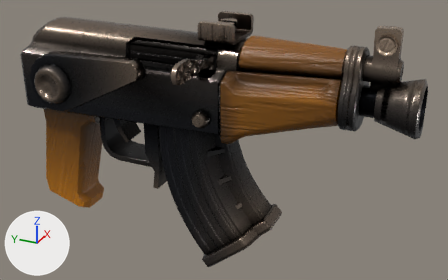
Two versions of the glTF model public/models/items/FireArms_Assault_Rifle_M.gltf, one commit apart.
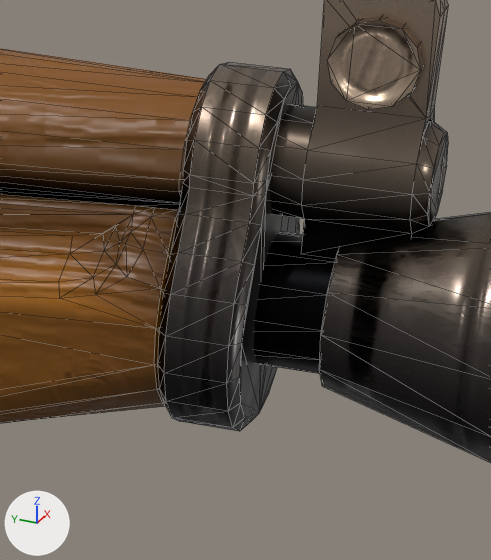
Each version appears first whole from a 50 mm camera at (-1.098, -0.827, 0.524) aimed at (-0.001, -0.334, -0.024), and next in a close-up on the part from 67% to 92% of the width and 11% to 58% of the height. Every picture has the same lights, and +X, +Y and +Z are marked at lower left. The close-ups show mesh edges as thin lines. Vertices at the same position are counted once.

In view in the first close-up: 'FireArms_Assault_Rifle_M'.
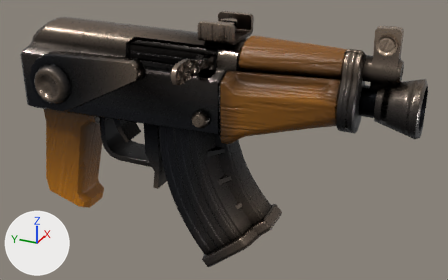
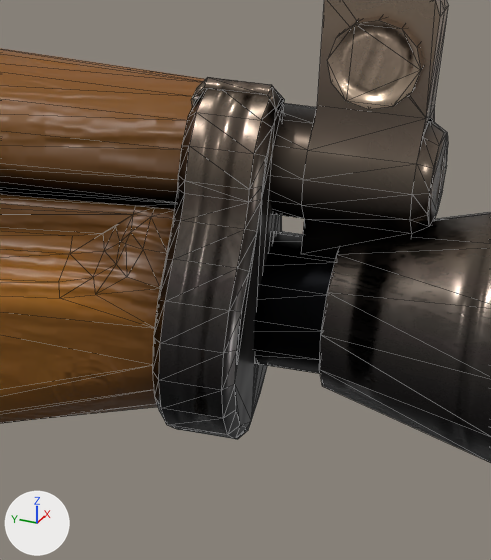
The newer file is also turned or shifted as a whole; pictures and numbers use the older file's frame.

Where the change shows, as pixel boxes [x1, y1, x2, y2] in the close-ups (491 x 560 px; the box of a moved part takes in the faces that stretch with it):
part 1 of me_cube_012, moved or reshaped: before [267, 83, 302, 190]; after [191, 88, 285, 419]
part 2 of me_cube_012, moved or reshaped: before [296, 99, 303, 234]; after [251, 215, 282, 420]
part 3 of me_cube_012, moved or reshaped: before [241, 85, 299, 421]; after [178, 422, 251, 440]
part 4 of me_cube_012, moved or reshaped: before [202, 62, 298, 99]; after [192, 77, 284, 109]
part 5 of me_cube_012, moved or reshaped: before [158, 81, 284, 431]; after [153, 89, 284, 439]

The change, as a list of edits to the scene's bpy script:
```text
Change me_cube_012:
    where me_cube_012.from_pydata(...)  # 1376 vertices, 2595 faces; spans x -0.157..0.11, y -0.729..0.145, z -0.317..0.253
    used by ob_firearms_assault_rifle_m; location = (0.0, 0.0, 0.0)
    me_cube_012 part 1: all 4 vertices in x 0.014..0.016, y -0.617..-0.582, z 0.203..0.208 are moved by (-0.043, 0.0, 0.0)
    me_cube_012 part 2: 48 of the vertices in x 0.017..0.059, y -0.617..-0.582, z 0.053..0.2 are moved by (-0.034, 0.0, 0.0)
    me_cube_012 part 3: all 4 vertices in x 0.0, y -0.617..-0.582, z 0.05..0.055 are moved by (-0.021, 0.0, 0.0)
    me_cube_012 part 4: all 4 vertices in x 0.0, y -0.617..-0.582, z 0.206..0.211 are moved by (-0.021, 0.0, 0.0)
    me_cube_012 part 5: 48 of the vertices in x -0.059..-0.017, y -0.617..-0.582, z 0.053..0.2 are moved by (-0.009, 0.0, 0.0)
```
